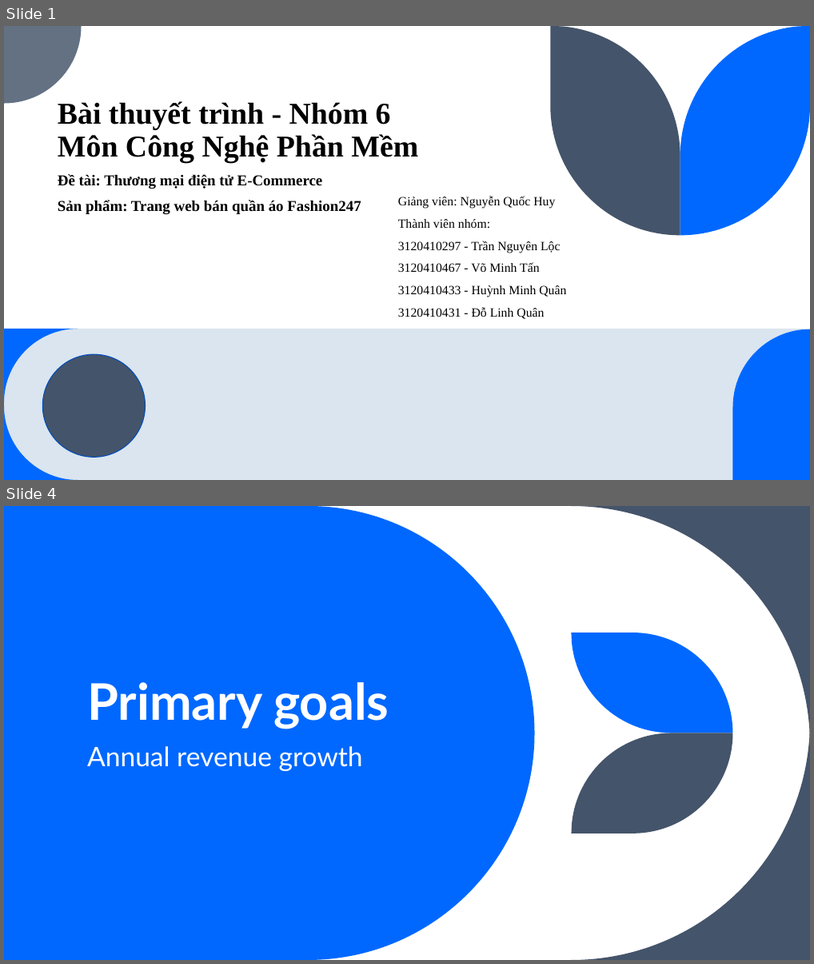
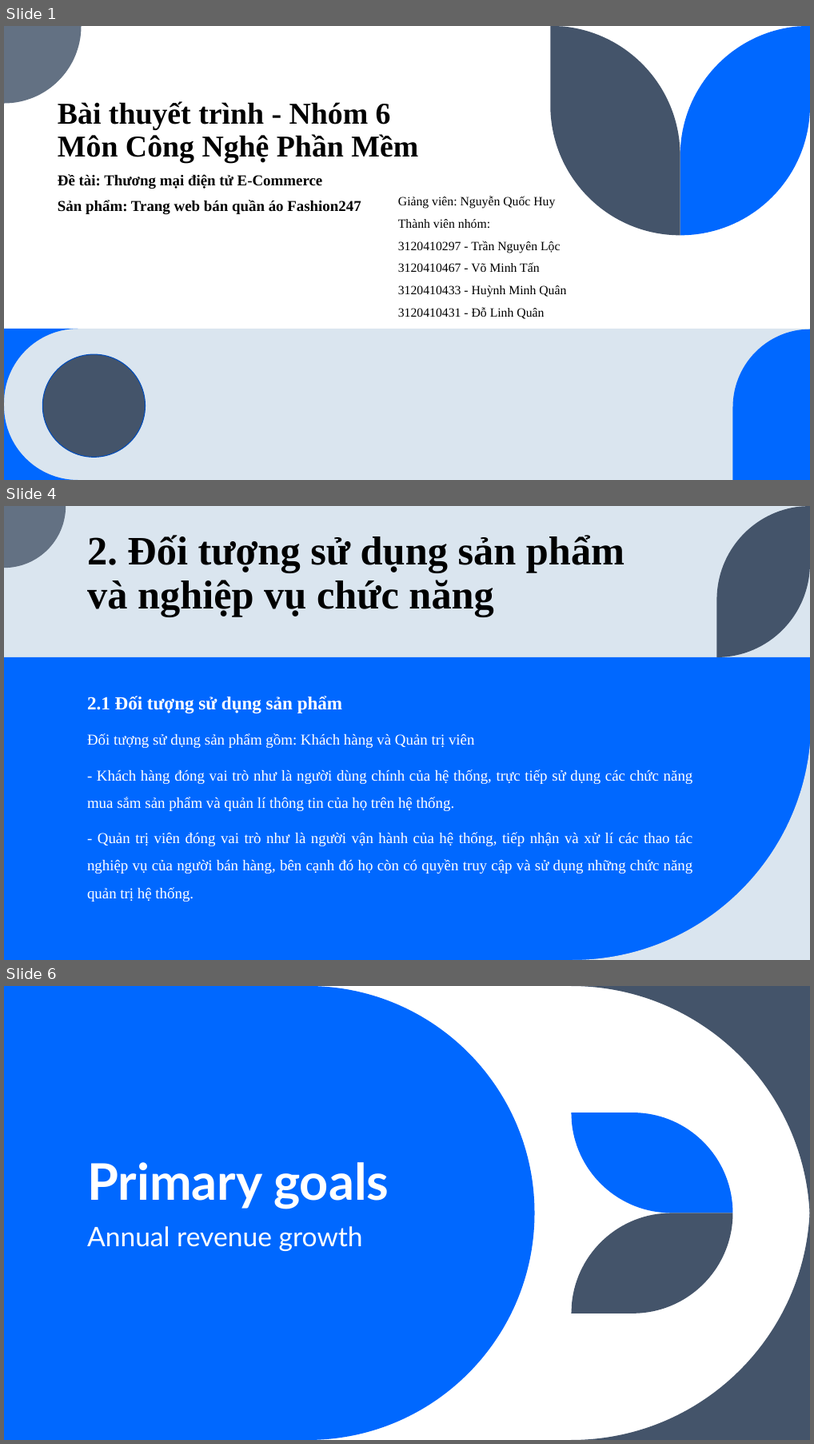
Before and after one commit to EdgarIgnite16/SGU-Course, a slide deck: Nam3_HK1/CNPM_SoftTech/N6_ECommerce_Fashion247.pptx. Shown one above the other, each under a label of ours: slides 1 and 4 before the commit, slides 1, 4 and 6 after it; the slides between them are not shown. The pictures are 814x964 and 814x1444 pixels, drawn with LibreOffice and Linux fonts; fonts in the diff are those of the drawing. Boxes give left, top, right and bottom in pixels: in the first picture for what was removed or moved away, otherwise in the second. Text is boxed around its words. In the diff, an @@ line names an element or a change of style, - is before the commit and + after.

```diff
--- a/Nam3_HK1/CNPM_SoftTech/N6_ECommerce_Fashion247.pptx
+++ b/Nam3_HK1/CNPM_SoftTech/N6_ECommerce_Fashion247.pptx
@@ slide 4 added at (4, 506, 810, 960), background #DAE5EF @@
@@ freeform shape added at (4, 506, 66, 568), fill #637183 @@
@@ freeform shape added at (718, 506, 810, 657), fill #44546A @@
@@ title added at (87, 535, 625, 617), 48 pt, text #000000, bold @@
+2. Đối tượng sử dụng sản phẩm
+và nghiệp vụ chức năng
@@ rectangle added at (4, 657, 810, 960), fill #0068FF @@
@@ text added at (87, 696, 342, 713), 22 pt, text #FFFFFF, bold @@
+2.1 Đối tượng sử dụng sản phẩm
@@ freeform shape added at (573, 720, 810, 960), fill #DAE5EF @@
@@ text added at (87, 733, 694, 901), 18 pt, text #FFFFFF @@
+Đối tượng sử dụng sản phẩm gồm: Khách hàng và Quản trị viên
+- Khách hàng đóng vai trò như là người dùng chính của hệ thống, trực tiếp sử dụng các chức năng mua sắm sản phẩm và quản lí thông tin của họ trên hệ thống.
+- Quản trị viên đóng vai trò như là người vận hành của hệ thống, tiếp nhận và xử lí các thao tác nghiệp vụ của người bán hàng, bên cạnh đó họ còn có quyền truy cập và sử dụng những chức năng quản trị hệ thống.
@@ what was slide 4 is now slide 6 @@
```
Also in this commit, not shown: 10 slides changed, 3 other slides added, 2 slides removed, 31 other files.
